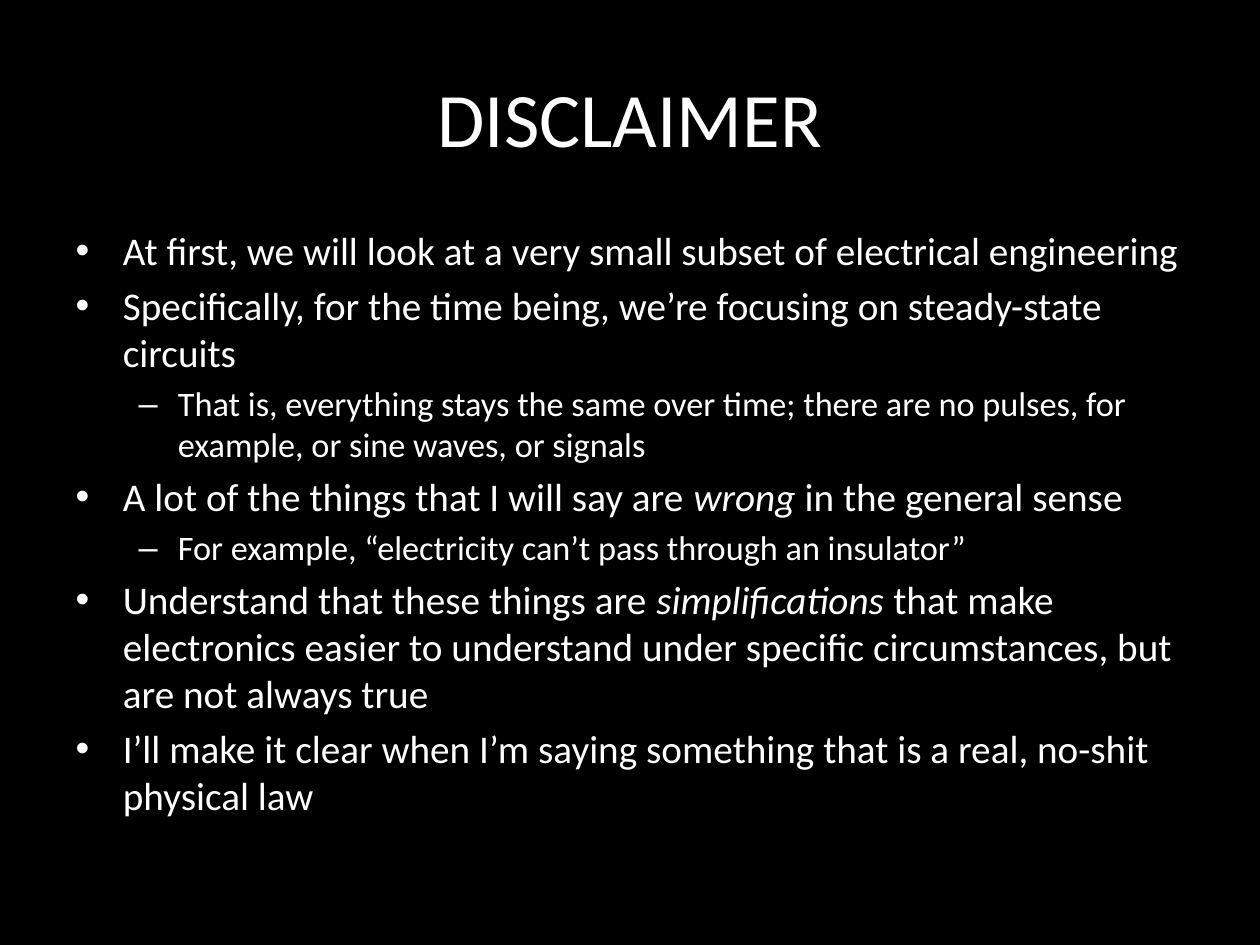
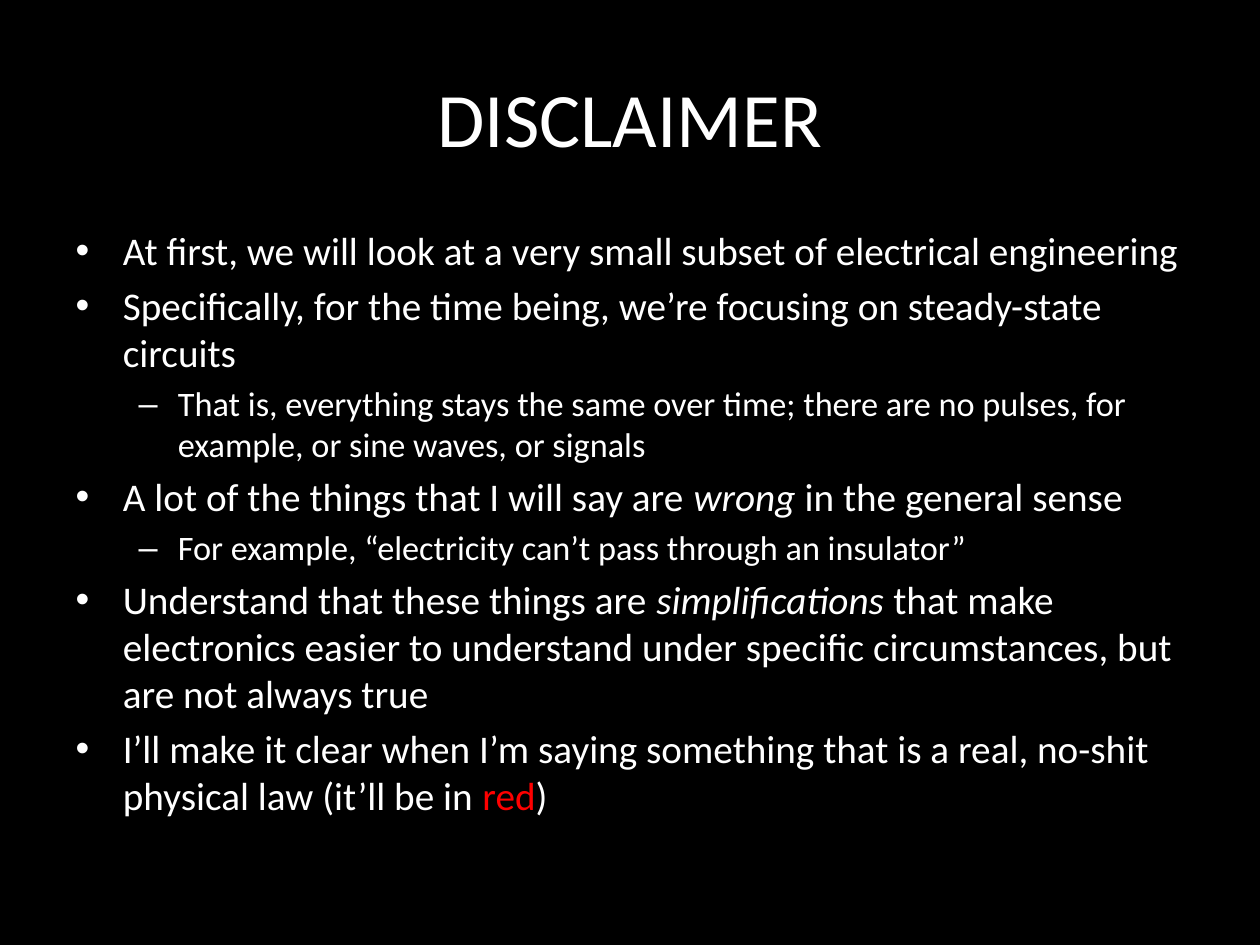
Before and after one commit to carlosgj/FRC-Training, a slide deck: slide 2 of Electronics 101.pptx. Drawn at 1260x945 pixels with LibreOffice and Linux fonts; fonts in the diff are those of the drawing; background and template pictures are left out. Boxes give left, top, right and bottom in pixels: in the first picture for what was removed or moved away, otherwise in the second. Text is boxed around its words. In the diff, an @@ line names an element or a change of style, - is before the commit and + after.

```diff
--- a/Electronics 101.pptx
+++ b/Electronics 101.pptx
@@ text at box(123, 735, 1148, 817): text changed @@
-• I’ll make it clear when I’m saying something that is a real, no-shit physical law
+• I’ll make it clear when I’m saying something that is a real, no-shit physical law (it’ll be in red)
```
Also in this commit, not shown: 5 other slides changed, 7 slides added, 1 slide removed, 1 other file.
